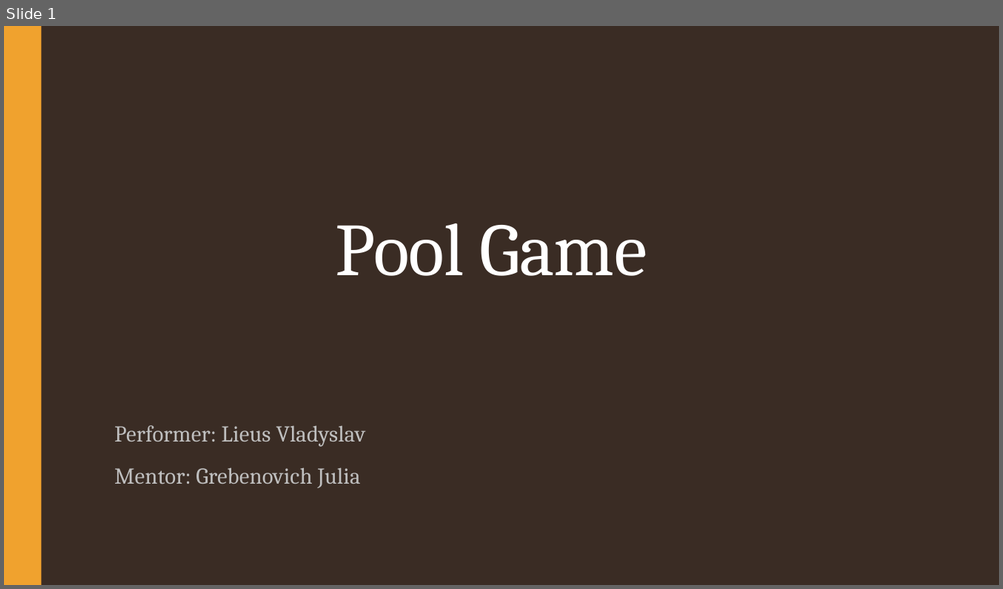
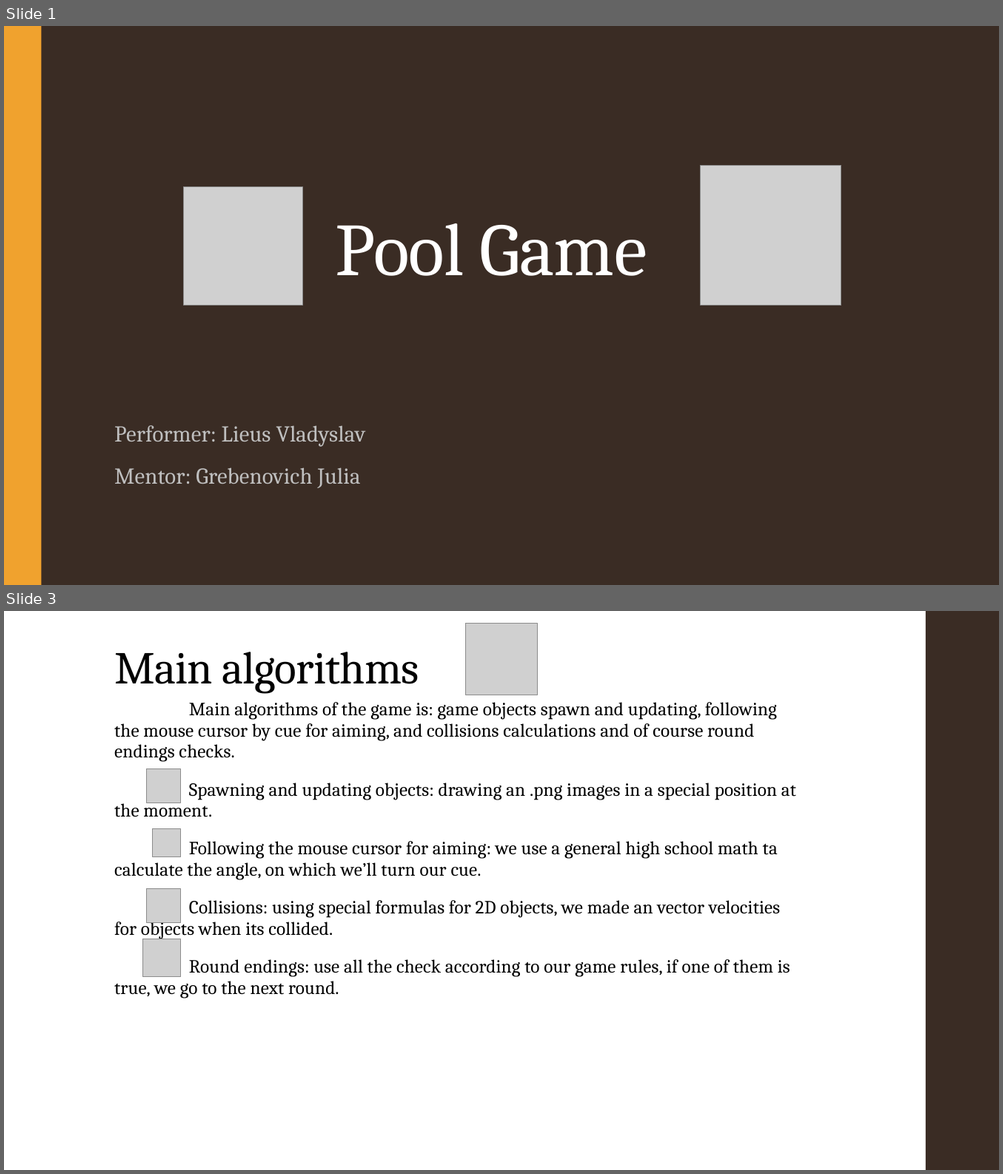
Before and after one commit to VladLeus/Pool-Game, a slide deck: Курсова_Лєус_В.Д..pptx. Shown one above the other, each under a label of ours: slide 1 before the commit, slides 1 and 3 after it; the slides between them are not shown. The pictures are 1003x589 and 1003x1174 pixels, drawn with LibreOffice and Linux fonts; fonts in the diff are those of the drawing; grey boxes stand for pictures. Boxes give left, top, right and bottom in pixels: in the first picture for what was removed or moved away, otherwise in the second. Text is boxed around its words. In the diff, an @@ line names an element or a change of style, - is before the commit and + after.

```diff
--- a/Курсова_Лєус_В.Д..pptx
+++ b/Курсова_Лєус_В.Д..pptx
@@ slide 3 added at (4, 611, 999, 1170), background #FFFFFF @@
@@ picture added at (466, 624, 538, 695) @@
@@ rectangle added at (925, 611, 999, 1170), fill #3B2C24 @@
@@ title added at (114, 652, 418, 694), 44 pt, text #000000 @@
+Main algorithms
@@ text added at (114, 702, 796, 999), 18 pt, text #000000 @@
+Main algorithms of the game is: game objects spawn and updating, following the mouse cursor by cue for aiming, and collisions calculations and of course round endings checks.
+Spawning and updating objects: drawing an .png images in a special position at the moment.
+Following the mouse cursor for aiming: we use a general high school math ta calculate the angle, on which we’ll turn our cue.
+Collisions: using special formulas for 2D objects, we made an vector velocities for objects when its collided.
+Round endings: use all the check according to our game rules, if one of them is true, we go to the next round.
@@ picture added at (147, 769, 181, 803) @@
@@ picture added at (153, 829, 181, 857) @@
@@ picture added at (147, 889, 181, 923) @@
@@ picture added at (143, 940, 181, 977) @@
@@ slide 1 changed as well @@
@@ picture added at (700, 166, 840, 306) @@
@@ picture added at (184, 187, 302, 306) @@
```
Also in this commit, not shown: 1 other slide changed, 3 other slides added.
